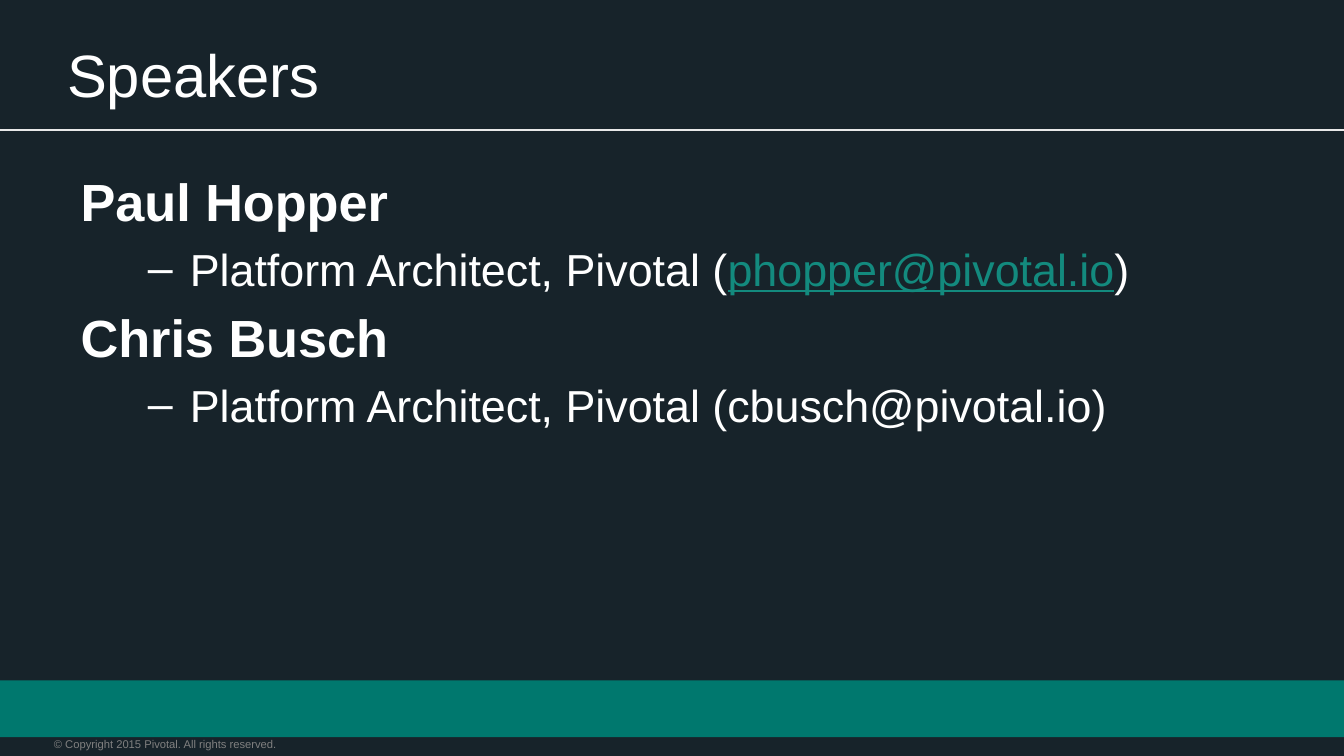
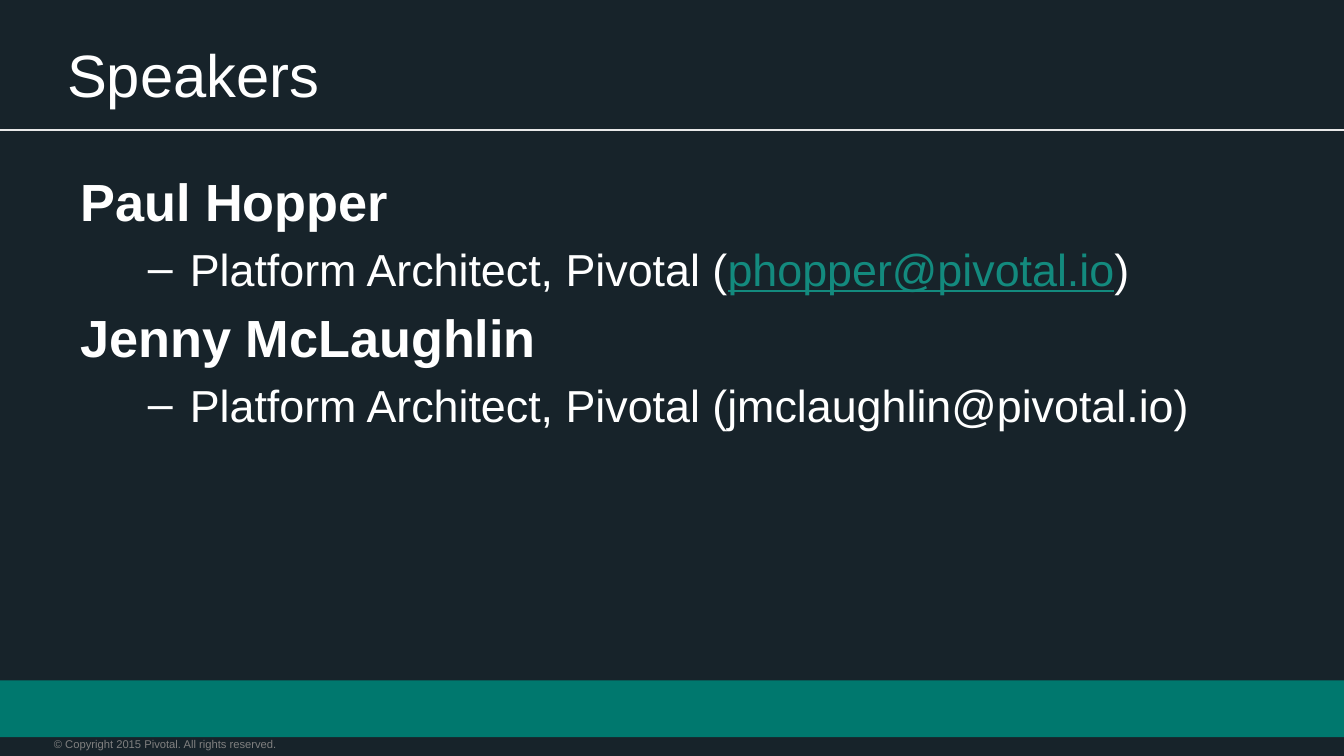
Before and after one commit to phopper-pivotal/PCF-Workshop-Carfax, a slide deck: slide 4 of presentations/0-Workshop-Kickoff.pptx. Drawn at 1344x756 pixels with LibreOffice and Linux fonts; fonts in the diff are those of the drawing; background and template pictures are left out. Boxes give left, top, right and bottom in pixels: in the first picture for what was removed or moved away, otherwise in the second. Text is boxed around its words. In the diff, an @@ line names an element or a change of style, - is before the commit and + after.

```diff
--- a/presentations/0-Workshop-Kickoff.pptx
+++ b/presentations/0-Workshop-Kickoff.pptx
@@ text at [81, 319, 1188, 430]: text changed @@
-Chris Busch
-  – Platform Architect, Pivotal (cbusch@pivotal.io)
+Jenny McLaughlin
+  – Platform Architect, Pivotal (jmclaughlin@pivotal.io)
```
Also in this commit, not shown: 1 other slide changed, 3 other files.
